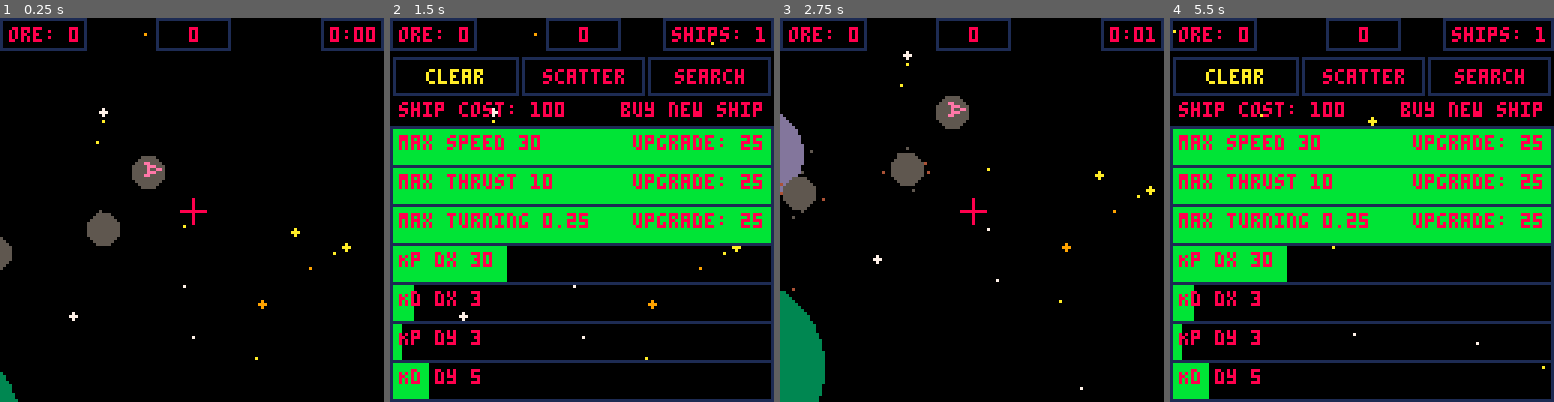
Above: before the commit, frames 1-4 (left to right).
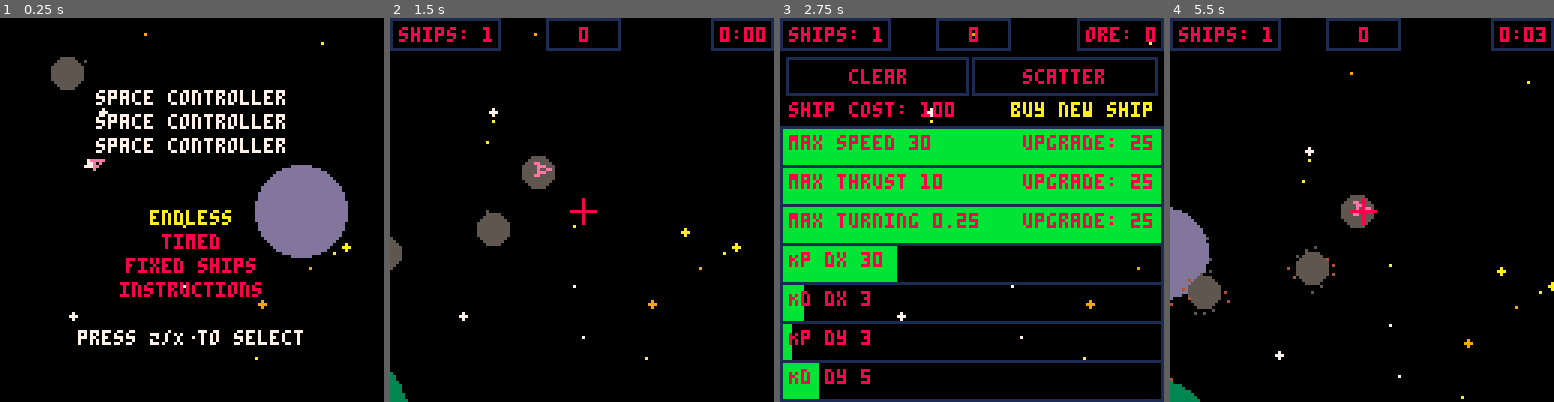
Above: after the commit, the same moments.

Repository: TarkanAl-Kazily/game-jams
Game: PICO-8 cartridge gmtk/main.p8
Two runs of this game, one before a commit and one after it. Both use one fixed random seed, a clock stepped at 60 frames per second and the inputs below.
Inputs:
- Up to frame 1 (0.25 s): no input
- Up to frame 2 (1.5 s): tap O (Z key) at 0.33, 0.7, 1.43 s; tap X (X key) at 1.07 s
- Up to frame 3 (2.75 s): hold Left 1.97-2.37 s; tap X (X key) at 2.07, 2.4, 2.73 s; tap O (Z key) at 2.22 s; hold Down from 2.42 s (still down)
- Up to frame 4 (5.5 s): release Down at 2.82 s; hold Right 2.87-3.53 s; tap X (X key) every 0.33 s from 3.07 to 5.4 s; tap O (Z key) at 3.1, 3.98, 4.87 s; hold Up 3.58-4.08 s; hold Right 4.13-4.53 s; hold Down 4.58-5.08 s; hold Left from 5.13 s (still down)

The runs differ from the first frame. In frame 1, 14% of the frame differs, in the area x 0-100%, y 0-100%; in frame 2, 46%; in frame 3, 46%; in frame 4, 47%.

Commit message:
Version 1.6
Added a title screen and different modes to the game.

Diff:
--- a/gmtk/controls.lua
+++ b/gmtk/controls.lua
@@ -58,7 +58,7 @@
 end
 
 function update_miner_control(e)
-  if #miner_targets == 0 then
+  if e.current_target > 0 and #miner_targets == 0 then
     e.control = create_control()
     return
   end
@@ -67,14 +67,29 @@
     e.current_target = 1
   end
 
-  local target_zone = miner_targets[e.current_target]
-  local target_threshold = target_zone.radius
-  local target = target_zone.state.q
+  local target_zone = nil
+  if e.current_target > 0 then
+      target_zone = miner_targets[e.current_target]
+  else
+      target_zone = e.zero_target_zone
+  end
 
-  if overlap(e, target_zone) then
-    e.current_target = (e.current_target % #miner_targets) + 1
+  if overlap(e, target_zone) or out_of_bounds(target_zone) then
+      if e.current_target == 0 then
+        e.current_target = flr(rnd_between(1, #miner_targets + 1))
+      else
+        e.current_target = (e.current_target % #miner_targets) + 1
+      end
+      target_zone = miner_targets[e.current_target]
   end
-  local dx, dy = target.x - e.state.q.x, - target.y + e.state.q.y
+
+  if target_zone == nil then
+    e.current_target = flr(rnd_between(1, #miner_targets + 1))
+    e.control = create_control()
+    return
+  end
+
+  local dx, dy = target_zone.state.q.x - e.state.q.x, - target_zone.state.q.y + e.state.q.y
   local dir = atan2(dx, dy)
   local vx, vy = target_zone.state.q_dot.x - e.state.q_dot.x, target_zone.state.q_dot.y - e.state.q_dot.y
   dx, dy = cos(e.state.q.d) * dx - sin(e.state.q.d) * dy, sin(e.state.q.d) * dx + cos(e.state.q.d) * dy
@@ -132,10 +147,35 @@
     player = nil
 end
 
-function miners_search()
-
+function miners_scatter()
+    picked_zones = {}
+    for i=1,#entities do
+        local e = entities[i]
+        if e.type == "miner" then
+            printh("Hi!")
+            e.current_target = 0
+            e.zero_target_zone = next_random_zone(picked_zones)
+            add(picked_zones, e.zero_target_zone)
+        end
+    end
 end
 
-function miners_scatter()
+-- returns one zone at random in entities that is not in removed.
+function next_random_zone(removed)
+    local start = flr(rnd_between(1, #entities + 1))
+    for i=0,#entities-1 do
+        local e = entities[(start + i) % #entities + 1]
+        if e.type == "zone" and not contains(removed, e) then
+            return e
+        end
+    end
+end
 
+function contains(list, element)
+    for i=1,#list do
+        if list[i] == element then
+            return true
+        end
+    end
+    return false
 end
--- a/gmtk/draw.lua
+++ b/gmtk/draw.lua
@@ -89,7 +89,7 @@
     local top_x, top_y = camera_pos.x, camera_pos.y
     local values = {miner_settings.max_velocity, miner_settings.max_acceleration, miner_settings.max_angular_velocity, miner_settings.kp_1, miner_settings.kd_1, miner_settings.kp_2, miner_settings.kd_2}
     local max_values = {upgrade_maximums.max_velocity, upgrade_maximums.max_acceleration, upgrade_maximums.max_angular_velocity, upgrade_maximums.kp_1, upgrade_maximums.kd_1, upgrade_maximums.kp_2, upgrade_maximums.kd_2}
-    msg = "ore: "..flr(score)
+    msg = "ships: "..miner_count
     rect(top_x, top_y, top_x + 4 + 4 * #msg, top_y + 10, 1)
     print(msg, top_x + 3, top_y + 3, 8)
 
@@ -100,31 +100,31 @@
     rect(top_x + total_score_pos - box_width / 2, top_y, top_x + total_score_pos + box_width / 2, top_y + 10, 1)
     print(msg, top_x + total_score_pos - (4 * #msg) / 2.0 + 1, top_y + 3, 8)
 
-    msg = "ships: "..miner_count
+    msg = "ore: "..flr(score)
     rect(top_x + 123 - 4 * #msg, top_y, top_x + 127, top_y + 10, 1)
     print(msg, top_x + 126 - 4 * #msg, top_y + 3, 8)
 
     top_y += 13
 
     msg = player_menu.actions[1]
-    rect(top_x+1, top_y, top_x + 42, top_y + 12, 1)
-    print(msg, top_x + 2 + (20 - 2 * #msg), top_y + 4, (player_menu.menu_item == -1 and player_menu.action_select == 1) and 10 or 8)
+    rect(top_x+2, top_y, top_x + 62, top_y + 12, 1)
+    print(msg, top_x + 3 + (30 - 2 * #msg), top_y + 4, (player_menu.menu_item == -1 and player_menu.action_select == 1) and 10 or 8)
     msg = player_menu.actions[2]
-    rect(top_x+44, top_y, top_x + 84, top_y + 12, 1)
-    print(msg, top_x + 45 + (20 - 2 * #msg), top_y + 4, (player_menu.menu_item == -1 and player_menu.action_select == 2) and 10 or 8)
-    msg = player_menu.actions[3]
-    rect(top_x+86, top_y, top_x + 126, top_y + 12, 1)
-    print(msg, top_x + 87 + (20 - 2 * #msg), top_y + 4, (player_menu.menu_item == -1 and player_menu.action_select == 3) and 10 or 8)
+    rect(top_x+64, top_y, top_x + 125, top_y + 12, 1)
+    print(msg, top_x + 65 + (30 - 2 * #msg), top_y + 4, (player_menu.menu_item == -1 and player_menu.action_select == 2) and 10 or 8)
+    --msg = player_menu.actions[3]
+    --rect(top_x+86, top_y, top_x + 126, top_y + 12, 1)
+    --print(msg, top_x + 87 + (20 - 2 * #msg), top_y + 4, (player_menu.menu_item == -1 and player_menu.action_select == 3) and 10 or 8)
 
     top_y = camera_pos.y + 28
-    if miner_count < 10 then
+    if miner_count < 10 and upgrade_costs[1] >= 0 then
         msg = "ship cost: "..ship_cost
         print(msg, top_x + 3, top_y, 8)
 
         msg = "buy new ship"
         print(msg, top_x + 125 - 4 * #msg, top_y, player_menu.menu_item == 0 and 10 or 8)
     else
-        msg = "maximum ships reached"
+        msg = "can't buy more ships"
         print(msg, top_x + 3, top_y, player_menu.menu_item == 0 and 10 or 8)
     end
 
@@ -142,3 +142,26 @@
         top_y += height
     end
 end
+
+function draw_title()
+    local x, y = 64, 24
+    local msg = "space controller"
+    print(msg, x - 2 * #msg, y, 7)
+    y += 8
+    print(msg, x - 2 * #msg, y, 7)
+    y += 8
+    print(msg, x - 2 * #msg, y, 7)
+
+    y += 16
+
+    for i=1, #title.menu_items do
+        y+=8
+        msg = title.menu_items[i]
+        print(msg, x - 2 * #msg, y, title.menu_item == i and 10 or 8)
+    end
+
+    y += 16
+
+    msg = "press Z/X to select"
+    print(msg, x - 2 * #msg, y, 7)
+end
--- a/gmtk/main.p8
+++ b/gmtk/main.p8
@@ -1,7 +1,7 @@
 pico-8 cartridge // http://www.pico-8.com
 version 29
 __lua__
--- space controller v1_5
+-- space controller v1_6
 -- tarkan al-kazily
 
 #include objects.lua
@@ -10,11 +10,13 @@
 
 _delta_t = 1.0 / 60.0
 time = 0.0
+max_time = -1
 score = 0
 total_score = 0
 miner_count = 1
 ship_cost = 100
 entities = {}
+game_entities = {}
 player_camera = {type="meta", state={q={x=64, y=64}}, radius=1}
 player_menu = {entries={"max speed", "max thrust", "max turning", "Kp dx", "Kd dx", "Kp dy", "Kd dy"}, menu_item=-1, action_select=1, actions={"clear", "scatter", "search"}}
 camera_pos = {x=0, y=0}
@@ -23,6 +25,9 @@
 zones = nil
 seed_background = 42
 seed_zones = 48
+game_over = false
+
+title = {active=true, menu_item=1, menu_items={"endless", "timed", "fixed ships", "instructions"}, tutorial_screen=0, num_tutorial_screens=5}
 
 upgrade_costs = {0, 25, 25, 25}
 
@@ -32,24 +37,89 @@
 function _init()
   last_time_pts_sfx = time
   background = generate_background()
-  entities = generate_zones()
-
+  game_entities = generate_zones()
+  z1 = new_zone()
+  z1.state.q = {x = 22, y = 18, d = 0}
+  z1.color = 5
+  z1.radius = 5
+  z1.point_growth = 4.0
+  z1.point_cap = 50
+  z2 = new_zone()
+  z2.state.q = {x = 100, y = 64, d = 0}
+  z2.color = 13
+  z2.radius = 15
+  z2.point_growth = 3.0
+  z2.point_cap = 100
+  miner_targets = {z1, z2}
+  add(entities, z1)
+  add(entities, z2)
+  add(entities, new_miner())
+end
+
+function init_endless()
+  miner_targets={}
+  entities = game_entities
   miner = new_miner()
   miner.state.q = {x=50, y=50, d=0}
   add(entities, miner)
-
+  title.active = false
+end
+
+function init_timed()
+  miner_targets={}
+  entities = game_entities
+  max_time = 60 * 3
+
+  miner = new_miner()
+  miner.state.q = {x=50, y=50, d=0}
+  add(entities, miner)
+  title.active = false
+end
+
+function init_fixed_ships()
+  miner_targets={}
+  entities = game_entities
+  for i=1,10 do
+    add(entities, new_miner())
+  end
+  miner_count = 10
+  upgrade_costs[1] = -1
+  title.active = false
 end
 
 function _update60()
-  update_player()
-  update_ship_cost()
-  if player_mode != "menu" then
+  if title.active then
+    update_title()
+    update_entities()
     time += _delta_t
-    update_entities()
-
-    if rnd(100) < 0.5 then
-      add(entities, new_moving_zone())
-    end
+  elseif not game_over then
+    update_player()
+    update_ship_cost()
+    if player_mode != "menu" then
+      time += _delta_t
+      update_entities()
+
+      if rnd(100) < 0.5 then
+        add(entities, new_moving_zone())
+      end
+    end
+    check_game_over()
+  else
+      time += _delta_t
+      if btn() > 0 and time - last_game_over_check > 5 then
+        extcmd("reset")
+      end
+  end
+end
+
+function check_game_over()
+  last_game_over_check = time
+  if upgrade_costs[1] < 0 then
+    game_over = (miner_count <= 0)
+  elseif max_time > 0 then
+    game_over = (time >= max_time)
+  else
+    game_over = false
   end
 end
 
@@ -78,12 +148,7 @@
   cls()
 
   draw_background()
-  camera(camera_pos.x, camera_pos.y)
-  if player_mode == "menu" then
-    draw_menu()
-  else
-
-    -- the cookie
+  if title.active then
     for i=1,#entities do
       local e = entities[i]
       if e.type == "zone" then
@@ -91,10 +156,6 @@
       end
     end
 
-    if player_mode == "manager" or player_mode == "ship" then
-      draw_miner_path()
-    end
-
     for i=1,#entities do
       local e = entities[i]
       if e.type != "zone" then
@@ -102,41 +163,67 @@
       end
     end
 
-    local top_x, top_y = camera_pos.x, camera_pos.y
-    -- score box
-    msg = "ore: "..flr(score)
-    rectfill(top_x, top_y, top_x + 4 + 4 * #msg, top_y + 10, 0)
-    rect(top_x, top_y, top_x + 4 + 4 * #msg, top_y + 10, 1)
-    print(msg, top_x + 3, top_y+ 3, 8)
-
-    -- total score box
-    local total_score_pos = 64
-    msg = tostr(flr(total_score))
-    box_width = 24
-    rectfill(top_x + total_score_pos - box_width / 2, top_y, top_x + total_score_pos + box_width / 2, top_y + 10, 0)
-    rect(top_x + total_score_pos - box_width / 2, top_y, top_x + total_score_pos + box_width / 2, top_y + 10, 1)
-    print(msg, top_x + total_score_pos - (4 * #msg) / 2.0 + 1, top_y + 3, 8)
-
-    -- timer box
-    local m, s = flr(time / 60), flr(time % 60)
-    msg = m..":"..s
-    if s < 10 then
-      msg = m..":0"..s
-    end
-    rectfill(top_x + 127, top_y, top_x + 123 - 4 * #msg, top_y + 10, 0)
-    rect(top_x + 127, top_y, top_x + 123 - 4 * #msg, top_y + 10, 1)
-    print(msg, top_x + 126 - 4 * #msg, top_y+ 3, 8)
-
-
-
-    if player_mode == "manager" then
-      line(player_camera.state.q.x - 4, player_camera.state.q.y, player_camera.state.q.x + 4, player_camera.state.q.y, 8)
-      line(player_camera.state.q.x, player_camera.state.q.y - 4, player_camera.state.q.x, player_camera.state.q.y + 4, 8)
-    end
-    line(-128, -128, -128, 254, 1)
-    line(254, 254)
-    line(254, -128)
-    line(-128, -128)
+    draw_title()
+  else
+
+    camera(camera_pos.x, camera_pos.y)
+    if player_mode == "menu" then
+      draw_menu()
+    else
+
+      -- the cookie
+      for i=1,#entities do
+        local e = entities[i]
+        if e.type == "zone" then
+          draw_entity(e)
+        end
+      end
+
+      if player_mode == "manager" or player_mode == "ship" then
+        draw_miner_path()
+      end
+
+      for i=1,#entities do
+        local e = entities[i]
+        if e.type != "zone" then
+          draw_entity(e)
+        end
+      end
+
+      local top_x, top_y = camera_pos.x, camera_pos.y
+      -- score box
+      msg = "ships: "..miner_count
+      rectfill(top_x, top_y, top_x + 4 + 4 * #msg, top_y + 10, 0)
+      rect(top_x, top_y, top_x + 4 + 4 * #msg, top_y + 10, 1)
+      print(msg, top_x + 3, top_y+ 3, 8)
+
+      -- total score box
+      local total_score_pos = 64
+      msg = tostr(flr(total_score))
+      box_width = 24
+      rectfill(top_x + total_score_pos - box_width / 2, top_y, top_x + total_score_pos + box_width / 2, top_y + 10, 0)
+      rect(top_x + total_score_pos - box_width / 2, top_y, top_x + total_score_pos + box_width / 2, top_y + 10, 1)
+      print(msg, top_x + total_score_pos - (4 * #msg) / 2.0 + 1, top_y + 3, 8)
+
+      -- timer box
+      local m, s = flr(time / 60), flr(time % 60)
+      msg = m..":"..s
+      if s < 10 then
+        msg = m..":0"..s
+      end
+      rectfill(top_x + 127, top_y, top_x + 123 - 4 * #msg, top_y + 10, 0)
+      rect(top_x + 127, top_y, top_x + 123 - 4 * #msg, top_y + 10, 1)
+      print(msg, top_x + 126 - 4 * #msg, top_y+ 3, 8)
+
+      if player_mode == "manager" then
+        line(player_camera.state.q.x - 4, player_camera.state.q.y, player_camera.state.q.x + 4, player_camera.state.q.y, 8)
+        line(player_camera.state.q.x, player_camera.state.q.y - 4, player_camera.state.q.x, player_camera.state.q.y + 4, 8)
+      end
+      line(-128, -128, -128, 254, 1)
+      line(254, 254)
+      line(254, -128)
+      line(-128, -128)
+    end
   end
 end
 
@@ -173,7 +260,7 @@
 -- applies movement physics
 function update_entity(e)
   update_state(e.state, e.control, e.limits, _delta_t)
-  if (e.state.q.x < world_bounds.min.x - e.radius) or (e.state.q.y < world_bounds.min.y - e.radius) or (e.state.q.x > world_bounds.max.x + e.radius) or (e.state.q.y > world_bounds.max.y + e.radius) then
+  if out_of_bounds(e) then
     if e.type == "miner" or e.type == "player" then
       miner_count -= 1
     end
@@ -196,7 +283,7 @@
     update_zone(e)
   end
 
-  if e.type == "player" or e.type == "miner" then
+  if (e.type == "player" or e.type == "miner") then
     update_points(e)
   end
 end
@@ -221,8 +308,10 @@
         sfx(0)
         last_time_pts_sfx = time
       end
-      score += min(pts, 1)
-      total_score += min(pts, 1)
+      if not title.active then
+        score += min(pts, 1)
+        total_score += min(pts, 1)
+      end
       e.point -= min(pts, 1)
     end
   end
@@ -230,6 +319,45 @@
 
 -->8
 -- player code
+
+function update_title()
+  if title.tutorial_screen == 0 then
+    if btnp(2) then
+      title.menu_item -= 1
+    end
+    if btnp(3) then
+      title.menu_item += 1
+    end
+    if btnp(4) or btnp(5) then
+      -- activate game
+      if title.menu_item == 1 then
+        -- endless
+        init_endless()
+        title.active = false
+      elseif title.menu_item == 2 then
+        -- timed
+        init_timed()
+        title.active = false
+      elseif title.menu_item == 3 then
+        -- fixed ships
+        init_fixed_ships()
+        title.active = false
+      elseif title.menu_item == 4 then
+        -- tutorial
+      end
+    end
+
+    title.menu_item = mid(1, title.menu_item, #title.menu_items)
+  else
+    if btnp(4) or btnp(5) then
+      title.tutorial_screen += 1
+    end
+
+    if title.tutorial_screen == 5 then
+      title.tutorial_screen = 0
+    end
+  end
+end
 
 function update_player()
   if player_mode == "ship" then
@@ -285,11 +413,10 @@
 end
 
 function update_ship_cost()
-  ship_cost = 75 + miner_count * 25
-  if miner_count == 0 then
-    ship_cost = 0
-  end
-  upgrade_costs[1] = ship_cost
+  if upgrade_costs[1] >= 0 then
+    ship_cost = miner_count * 100
+    upgrade_costs[1] = ship_cost
+  end
 end
 
 function update_player_menu()
@@ -315,13 +442,10 @@
         miners_scatter()
       end
 
-      if player_menu.action_select == 3 then
-        miners_search()
-      end
     elseif player_menu.menu_item < #upgrade_costs then
       if score > upgrade_costs[player_menu.menu_item+1] then
         if player_menu.menu_item == 0 then
-          if miner_count < 10 then
+          if miner_count < 10 and upgrade_costs[1] >= 0 then
             score -= upgrade_costs[player_menu.menu_item+1]
             add(entities, new_miner())
             miner_count += 1
@@ -338,11 +462,11 @@
   if player_menu.menu_item == -1 and btnp(0) then
     player_menu.action_select -= 1
     if player_menu.action_select == 0 then
-      player_menu.action_select = 3
+      player_menu.action_select = 2
     end
   end
   if player_menu.menu_item == -1 and btnp(1) then
-    player_menu.action_select = player_menu.action_select % 3 + 1
+    player_menu.action_select = player_menu.action_select % 2 + 1
   end
 
 
@@ -396,6 +520,10 @@
   return dist < sum_radius * sum_radius
 end
 
+function out_of_bounds(e)
+  return (e.state.q.x < world_bounds.min.x - e.radius) or (e.state.q.y < world_bounds.min.y - e.radius) or (e.state.q.x > world_bounds.max.x + e.radius) or (e.state.q.y > world_bounds.max.y + e.radius)
+end
+
 function distance_squared(p1, p2)
   local dx, dy = p1.x - p2.x, p1.y - p2.y
   if (dx * dx + dy * dy) < 0 then
--- a/gmtk/objects.lua
+++ b/gmtk/objects.lua
@@ -17,15 +17,14 @@
     result.limits = miner_settings
     result.type = "miner"
     result.current_target = flr(rnd(#miner_targets) + 1)
+    result.zero_target_zone = nil
     return result
 end
 
 -- creates a player ship
 function new_player()
-    local result = new_entity()
-    result.limits = miner_settings
+    local result = new_miner()
     result.type = "player"
-    result.current_target = flr(rnd(#miner_targets) + 1)
     return result
 end
 
